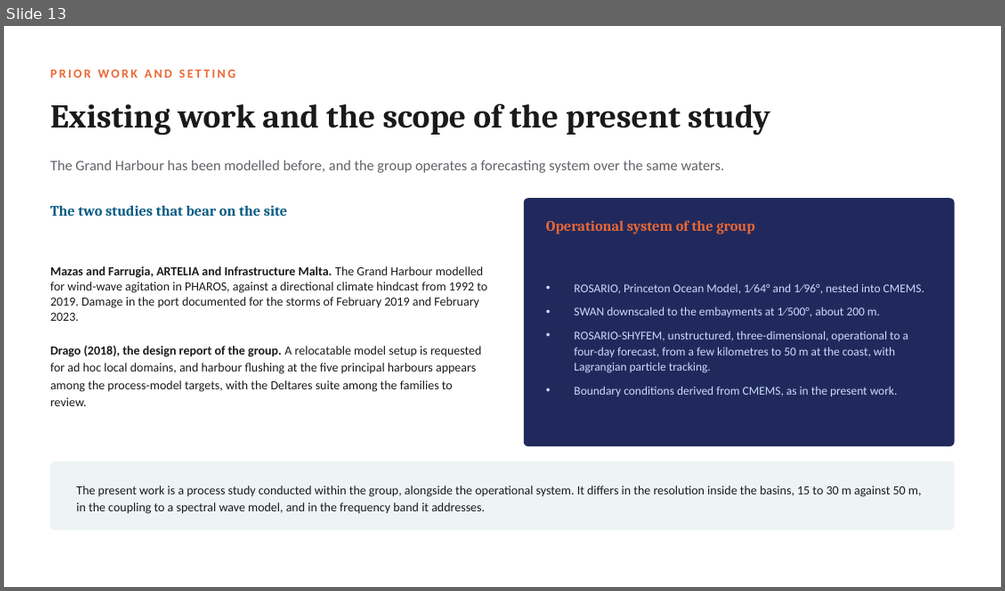
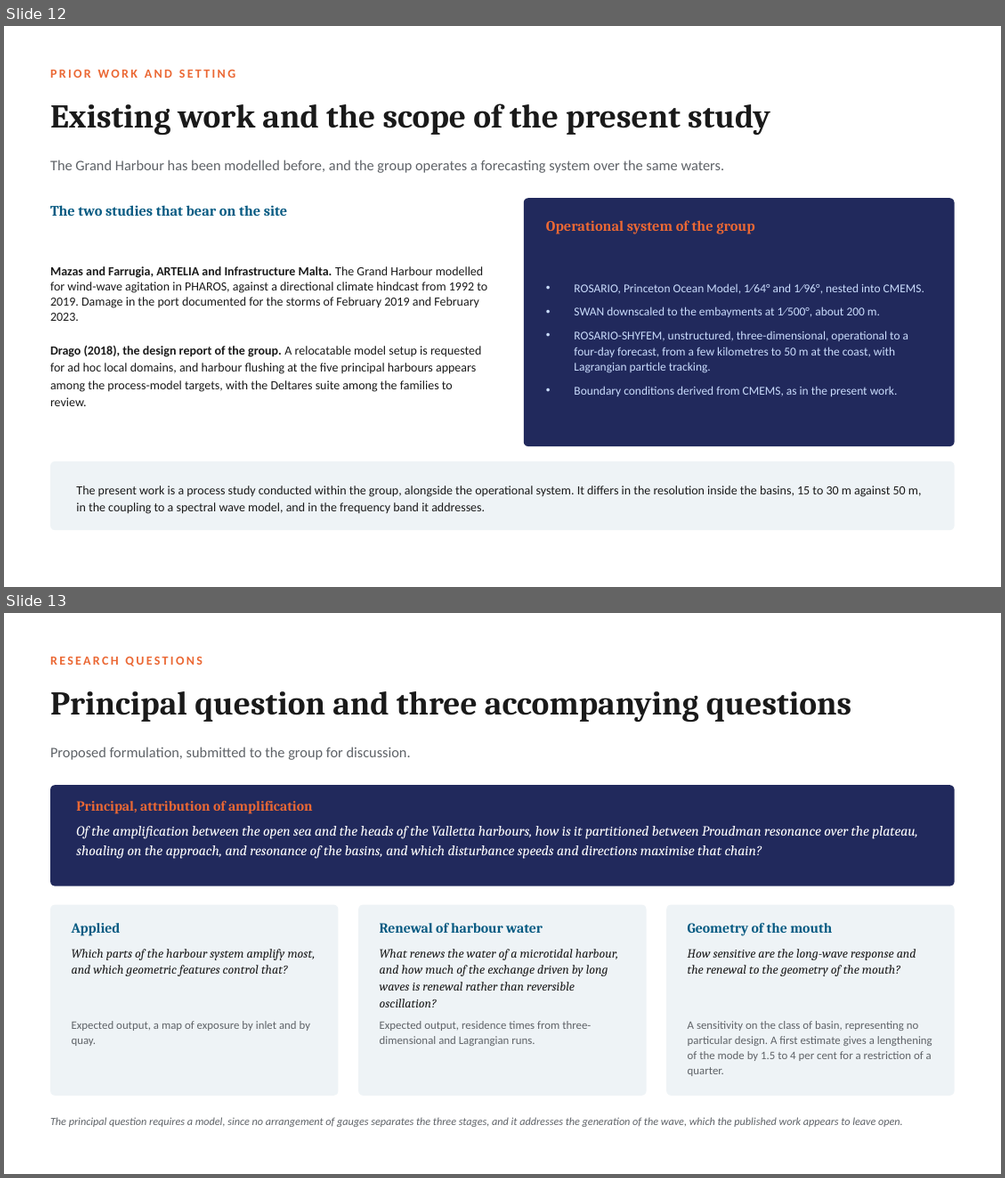
Before and after one commit to cicero-martins/MaltaDT, a slide deck: docs/valletta_model_concept_2026-10-08.pptx. Shown one above the other, each under a label of ours: slide 13 before the commit, slides 12 and 13 after it. The pictures are 1005x591 and 1005x1178 pixels, drawn with LibreOffice and Linux fonts; fonts in the diff are those of the drawing. Boxes give left, top, right and bottom in pixels: in the first picture for what was removed or moved away, otherwise in the second. Text is boxed around its words. In the diff, an @@ line names an element or a change of style, - is before the commit and + after.

Commit message:
docs(deck): restructure the full deck to sixteen slides and clarify the design
The slide on the eigenvalue calculation is merged into the Senglea
slide, since its role is to support one row of the period table and the
spectrum is the test of that row. The slide on the mouth sensitivity is
folded into the research questions, where it is one of three
accompanying questions. The design slide no longer opposes sweep and
hindcast, since both are planned: the sweep of 96 scenarios addresses
the long wave and the hindcast validates circulation and waves. The
assumptions behind the 160 simulated days and the 17-minute period are
stated, the open questions return to one slide of six, three-dimensional
runs move to October, and the closing slide carries the repository link
and the cover photograph.

The cover is now held in docs/deck_cover.pptx, so that a rebuild of
either deck does not depend on a previous build.

```diff
--- a/docs/valletta_model_concept_2026-10-08.pptx
+++ b/docs/valletta_model_concept_2026-10-08.pptx
@@ slide 13 added at (4, 613, 1001, 1174), background #FFFFFF @@
@@ text added at (50, 657, 202, 666), 12 pt, text #EB6834, bold @@
+RESEARCH QUESTIONS
@@ text added at (50, 691, 851, 722), 32 pt, text #1A1A1A, bold @@
+Principal question and three accompanying questions
@@ text added at (50, 747, 411, 760), 14 pt, text #5F6368 @@
+Proposed formulation, submitted to the group for discussion.
@@ rounded rectangle added at (50, 785, 955, 886), fill #21295C @@
@@ text added at (76, 801, 313, 814), 13.5 pt, text #EB6834, bold @@
+Principal, attribution of amplification
@@ text added at (76, 826, 918, 859), 13.5 pt, text #FFFFFF, italic @@
+Of the amplification between the open sea and the heads of the Valletta harbours, how is it partitioned between Proudman resonance over the plateau, shoaling on the approach, and resonance of the basins, and which disturbance speeds and directions maximise that chain?
@@ rounded rectangle added at (50, 905, 339, 1095), fill #EEF3F6 @@
@@ rounded rectangle added at (358, 905, 647, 1095), fill #EEF3F6 @@
@@ rounded rectangle added at (666, 905, 955, 1095), fill #EEF3F6 @@
@@ text added at (72, 923, 121, 936), 13.5 pt, text #065A82, bold @@
+Applied
@@ text added at (380, 923, 542, 933), 13.5 pt, text #065A82, bold @@
+Renewal of harbour water
@@ text added at (688, 923, 832, 936), 13.5 pt, text #065A82, bold @@
+Geometry of the mouth
@@ text added at (72, 949, 316, 976), 12 pt, text #1A1A1A, italic @@
+Which parts of the harbour system amplify most, and which geometric features control that?
@@ text added at (380, 949, 618, 1007), 12 pt, text #1A1A1A, italic @@
+What renews the water of a microtidal harbour, and how much of the exchange driven by long waves is renewal rather than reversible oscillation?
@@ text added at (688, 949, 916, 976), 12 pt, text #1A1A1A, italic @@
+How sensitive are the long-wave response and the renewal to the geometry of the mouth?
@@ text added at (72, 1021, 311, 1046), 11 pt, text #5F6368 @@
+Expected output, a map of exposure by inlet and by quay.
@@ text added at (380, 1021, 591, 1046), 11 pt, text #5F6368 @@
+Expected output, residence times from three-dimensional and Lagrangian runs.
@@ text added at (688, 1021, 932, 1076), 11 pt, text #5F6368 @@
+A sensitivity on the class of basin, representing no particular design. A first estimate gives a lengthening of the mode by 1.5 to 4 per cent for a restriction of a quarter.
@@ text added at (50, 1117, 903, 1127), 10.5 pt, text #5F6368, italic @@
+The principal question requires a model, since no arrangement of gauges separates the three stages, and it addresses the generation of the wave, which the published work appears to leave open.
@@ what was slide 13 is now slide 12 @@
```
Also in this commit, not shown: 5 slides changed, 1 other slide added, 5 slides removed, 6 other files.
